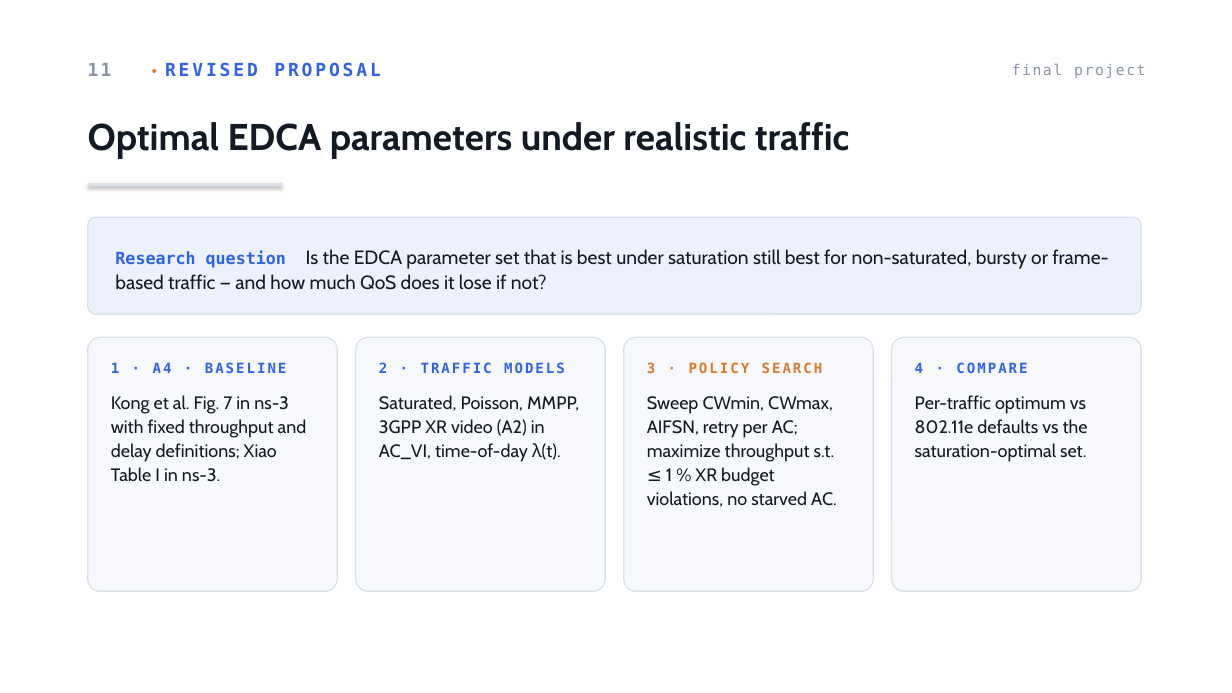
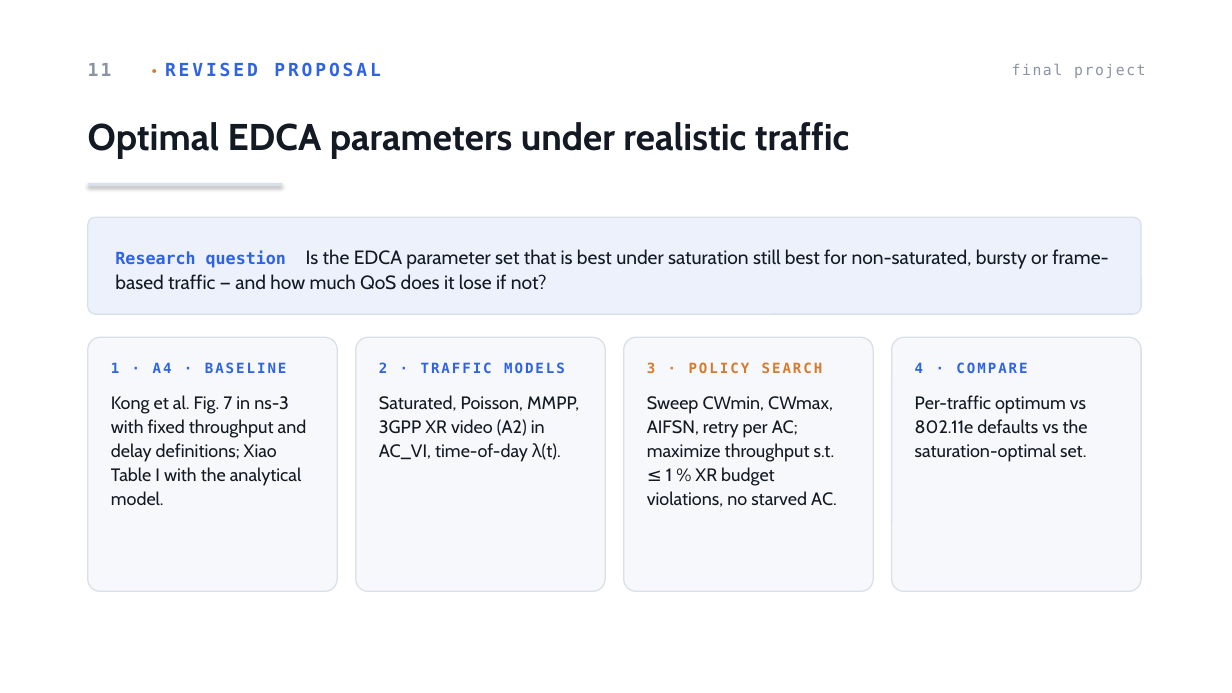
Before and after one commit to AhmadRifqi86/MWN-2026-M11402804-Rifqi, a slide deck: slide 12 of assets/ppt/a3-M11402804-AhmadRifqi.pptx. Drawn at 1232x693 pixels with LibreOffice and Linux fonts; fonts in the diff are those of the drawing. Boxes give left, top, right and bottom in pixels: in the first picture for what was removed or moved away, otherwise in the second. Text is boxed around its words. In the diff, an @@ line names an element or a change of style, - is before the commit and + after.

```diff
--- a/assets/ppt/a3-M11402804-AhmadRifqi.pptx
+++ b/assets/ppt/a3-M11402804-AhmadRifqi.pptx
@@ text at (111,395,307,505): text changed @@
-Kong et al. Fig. 7 in ns-3 with fixed throughput and delay definitions; Xiao Table I in ns-3.
+Kong et al. Fig. 7 in ns-3 with fixed throughput and delay definitions; Xiao Table I with the analytical model.
```
Also in this commit, not shown: 1 other slide changed, 20 other files.
